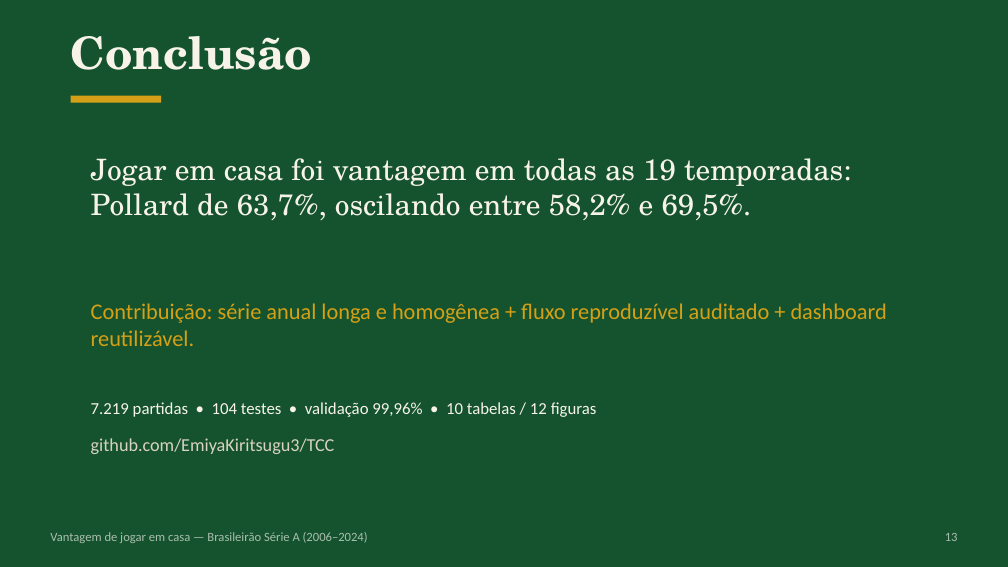
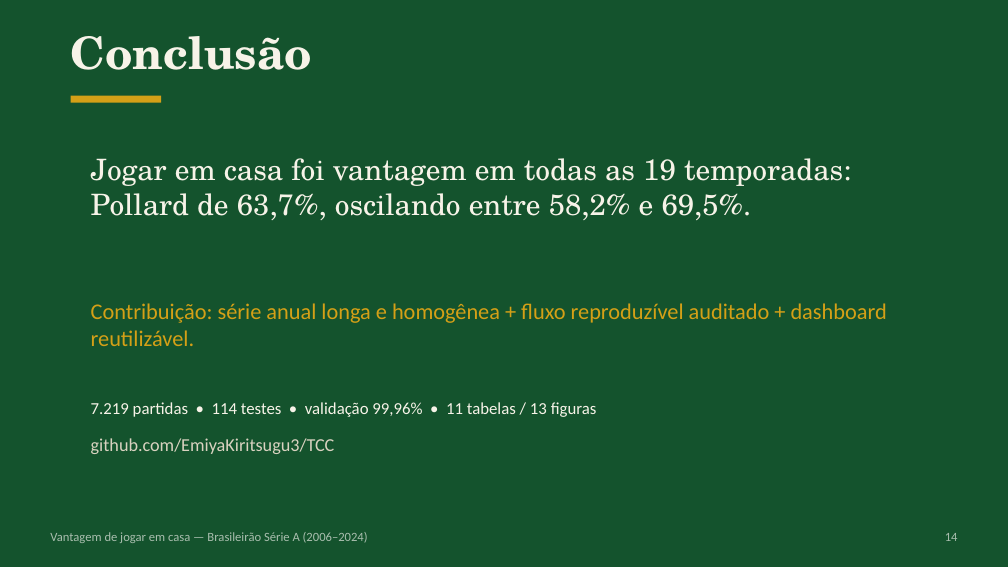
Before and after one commit to EmiyaKiritsugu3/TCC, a slide deck: slide 14 of apresentacao/apresentacao_tcc.pptx (slide 13 before the commit). Drawn at 1008x567 pixels with LibreOffice and Linux fonts; fonts in the diff are those of the drawing. Boxes give left, top, right and bottom in pixels: in the first picture for what was removed or moved away, otherwise in the second. Text is boxed around its words. In the diff, an @@ line names an element or a change of style, - is before the commit and + after.

```diff
--- a/apresentacao/apresentacao_tcc.pptx
+++ b/apresentacao/apresentacao_tcc.pptx
@@ text at [91, 402, 597, 417]: text changed @@
-7.219 partidas • 104 testes • validação 99,96% • 10 tabelas / 12 figuras
+7.219 partidas • 114 testes • validação 99,96% • 11 tabelas / 13 figuras
@@ text at [945, 533, 958, 541]: text changed @@
-13
+14
```
Also in this commit, not shown: 5 other slides changed, 2 slides added, 17 other files.
